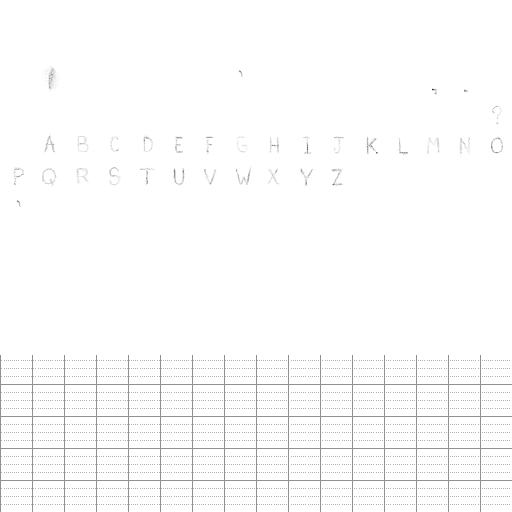
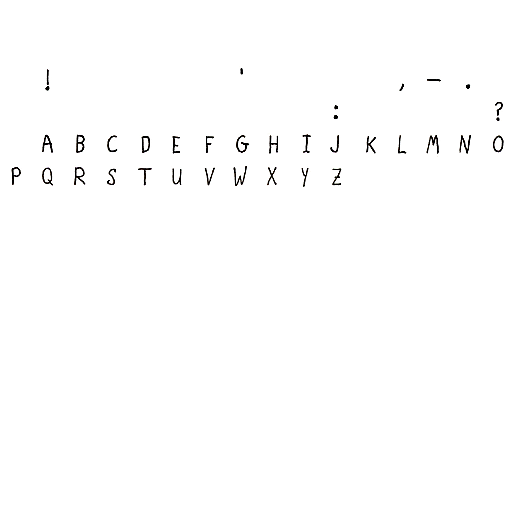
The second 512×512 image is a revision of the first. Changes to its layers:
added layer "InkScan2 Clean" above "InkScan2 Thresh" over [left=0, top=66, right=510, bottom=366]
hid "Pencil Erased" over [left=11, top=66, right=505, bottom=207]
hid "print.pdf" over [left=0, top=66, right=512, bottom=512]
